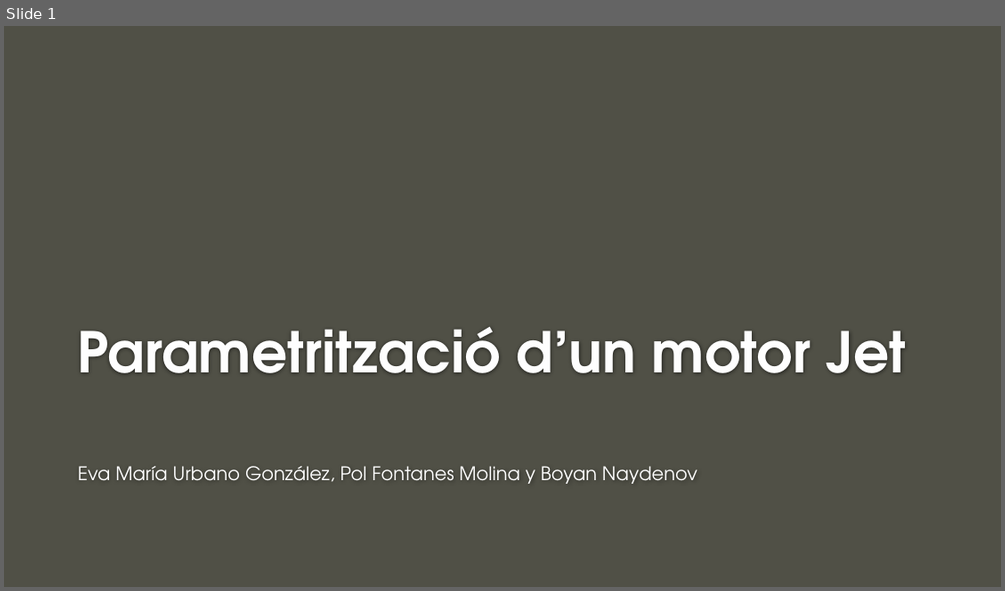
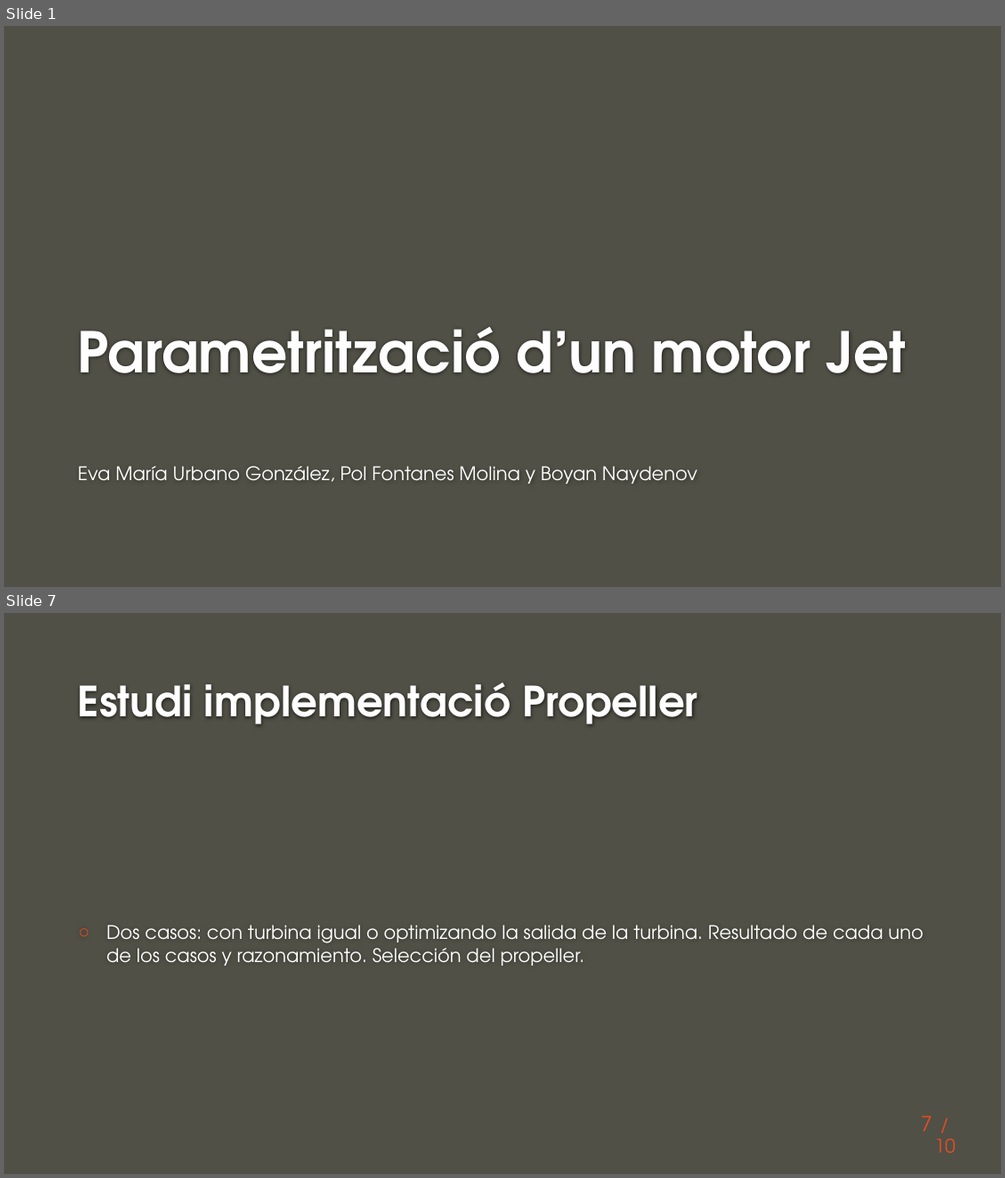
Before and after one commit to naydden/jet-engine-parametrization, a slide deck: ppt/Exposició.pptx. Shown one above the other, each under a label of ours: slide 1 before the commit, slides 1 and 7 after it; the slides between them are not shown. The pictures are 1005x591 and 1005x1178 pixels, drawn with LibreOffice and Linux fonts; fonts in the diff are those of the drawing; background and template pictures are left out. Boxes give left, top, right and bottom in pixels: in the first picture for what was removed or moved away, otherwise in the second. Text is boxed around its words. In the diff, an @@ line names an element or a change of style, - is before the commit and + after.

```diff
--- a/ppt/Exposició.pptx
+++ b/ppt/Exposició.pptx
@@ slide 7 added at [4,613,1001,1174], background #505046 @@
@@ title added at [78,682,698,724], 40 pt, text #FEFEFE, bold @@
+Estudi implementació Propeller
@@ text added at [106,925,922,965], 18 pt, text #FFFFFF @@
+○ Dos casos: con turbina igual o optimizando la salida de la turbina. Resultado de cada uno de los casos y razonamiento. Selección del propeller.
@@ page number added at [921,1116,932,1131], 20 pt, text #E84C22 @@
+7
@@ text added at [934,1138,955,1152], 18 pt, text #E84C22 @@
+/ 10
```
Also in this commit, not shown: 4 slides changed, 4 other slides added, 4 slides removed, 2 other files.
